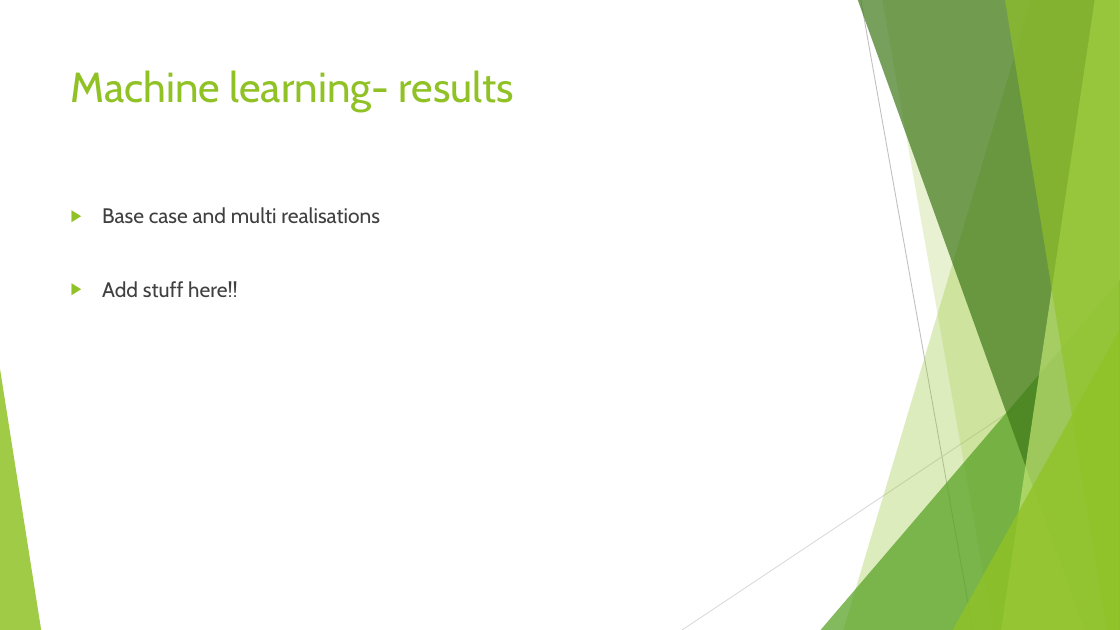
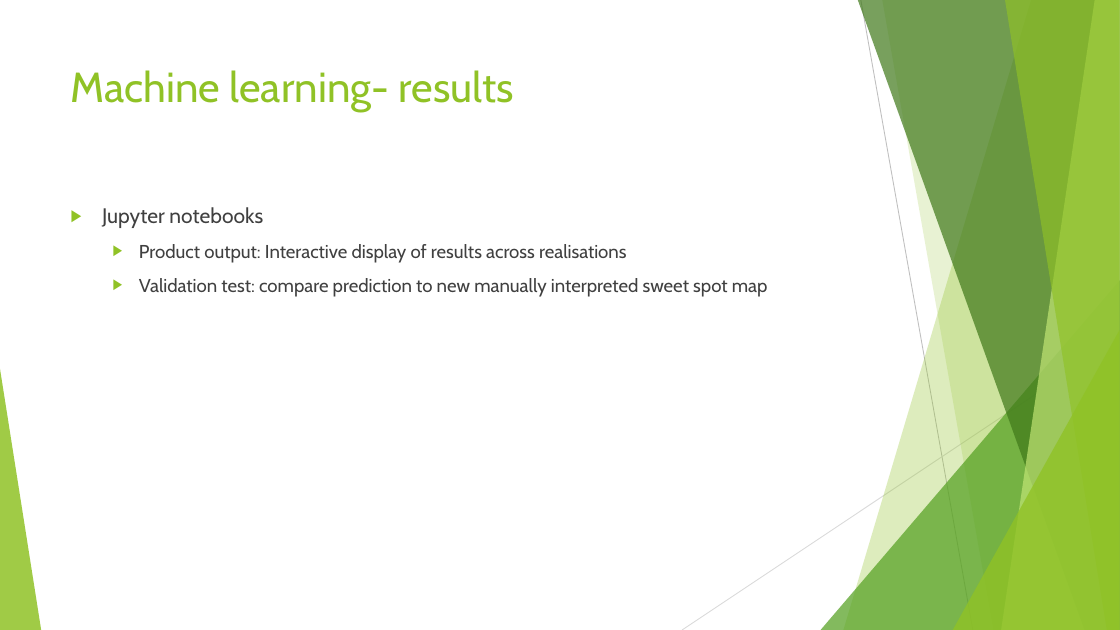
Before and after one commit to Nozziel/OGA2018_SweetSpotPrediction, a slide deck: slide 4 of Introduction.pptx. Drawn at 1120x630 pixels with LibreOffice and Linux fonts; fonts in the diff are those of the drawing. Boxes give left, top, right and bottom in pixels: in the first picture for what was removed or moved away, otherwise in the second. Text is boxed around its words. In the diff, an @@ line names an element or a change of style, - is before the commit and + after.

```diff
--- a/Introduction.pptx
+++ b/Introduction.pptx
@@ text at [102,207,768,297]: text changed; size 18 to 16 pt @@
-▶ Base case and multi realisations
-▶ Add stuff here!!
+▶ Jupyter notebooks
+  ▶ Product output: Interactive display of results across realisations
+  ▶ Validation test: compare prediction to new manually interpreted sweet spot map
```
Also in this commit, not shown: 3 other slides changed.
